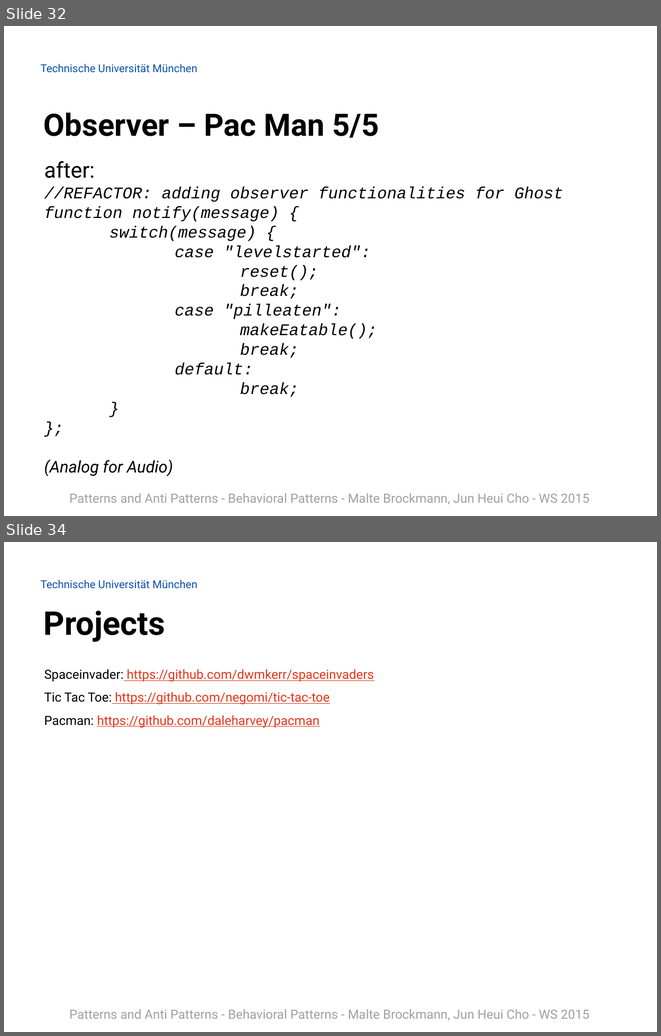
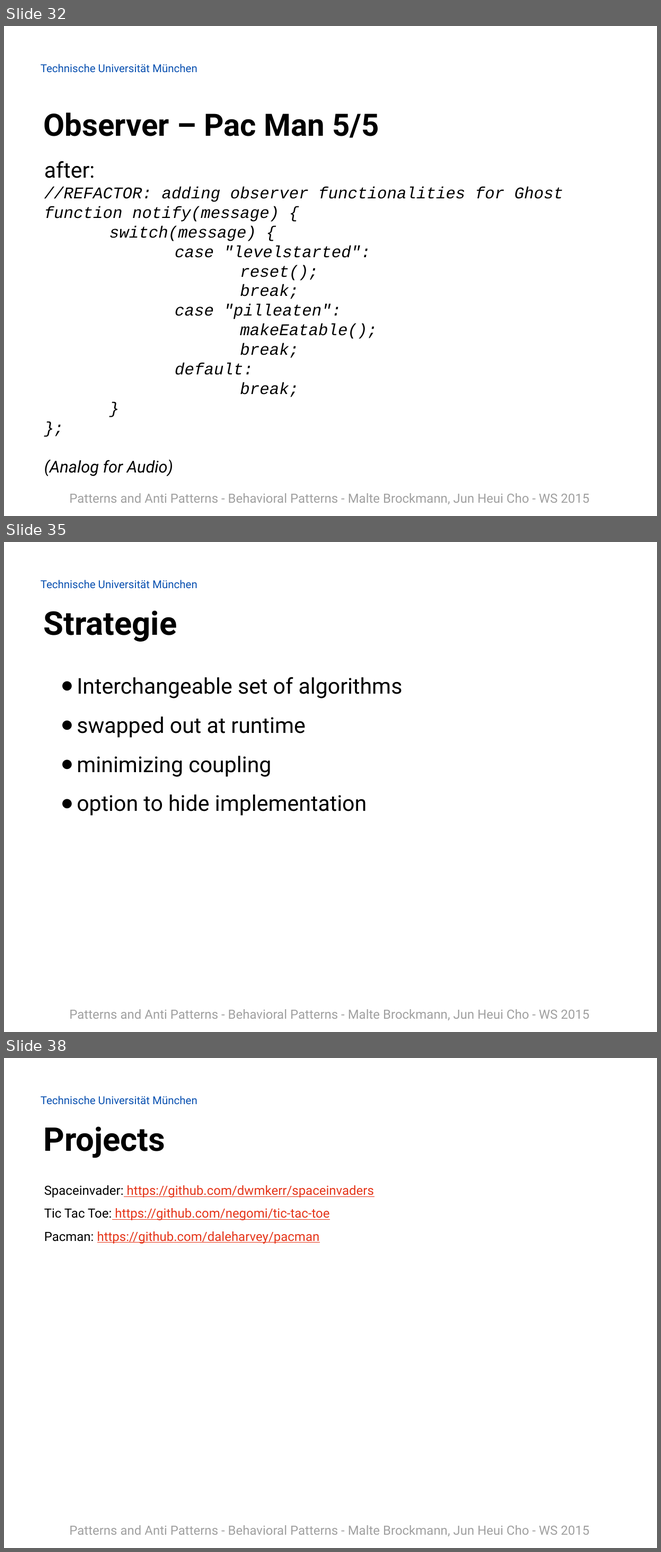
Before and after one commit to Painted6/Behavioral-design-patterns, a slide deck: Behavioral Patterns - JS Patterns and Anti Patterns.pptx. Shown one above the other, each under a label of ours: slides 32 and 34 before the commit, slides 32, 35 and 38 after it; the slides between them are not shown. The pictures are 661x1036 and 661x1552 pixels, drawn with LibreOffice and Linux fonts; fonts in the diff are those of the drawing; background and template pictures are left out. Boxes give left, top, right and bottom in pixels: in the first picture for what was removed or moved away, otherwise in the second. Text is boxed around its words. In the diff, an @@ line names an element or a change of style, - is before the commit and + after.

```diff
--- a/Behavioral Patterns - JS Patterns and Anti Patterns.pptx
+++ b/Behavioral Patterns - JS Patterns and Anti Patterns.pptx
@@ slide 35 added at bbox=[4, 542, 657, 1032], background picture (left out); not listed: 2 template elements that a slide beside it also shows @@
@@ title added at bbox=[44, 610, 177, 642], 36 pt, text #000000, bold @@
+Strategie
@@ text added at bbox=[77, 677, 403, 815], 24 pt, text #000000 @@
+● Interchangeable set of algorithms
+● swapped out at runtime
+● minimizing coupling
+● option to hide implementation
@@ what was slide 34 is now slide 38 @@
```
Also in this commit, not shown: 1 slide changed, 3 other slides added.
